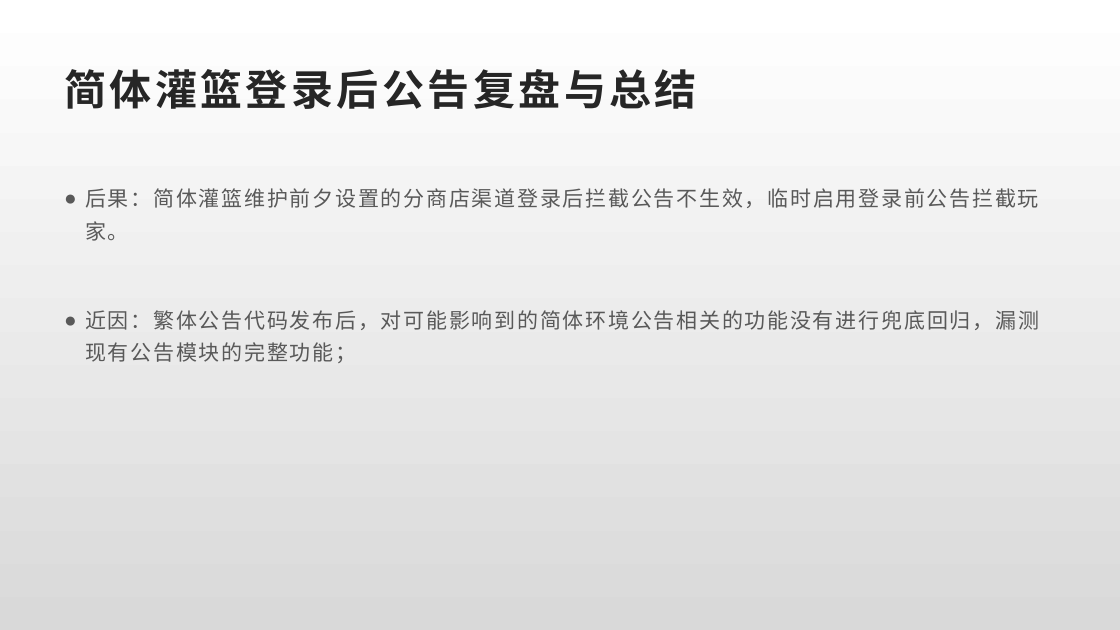
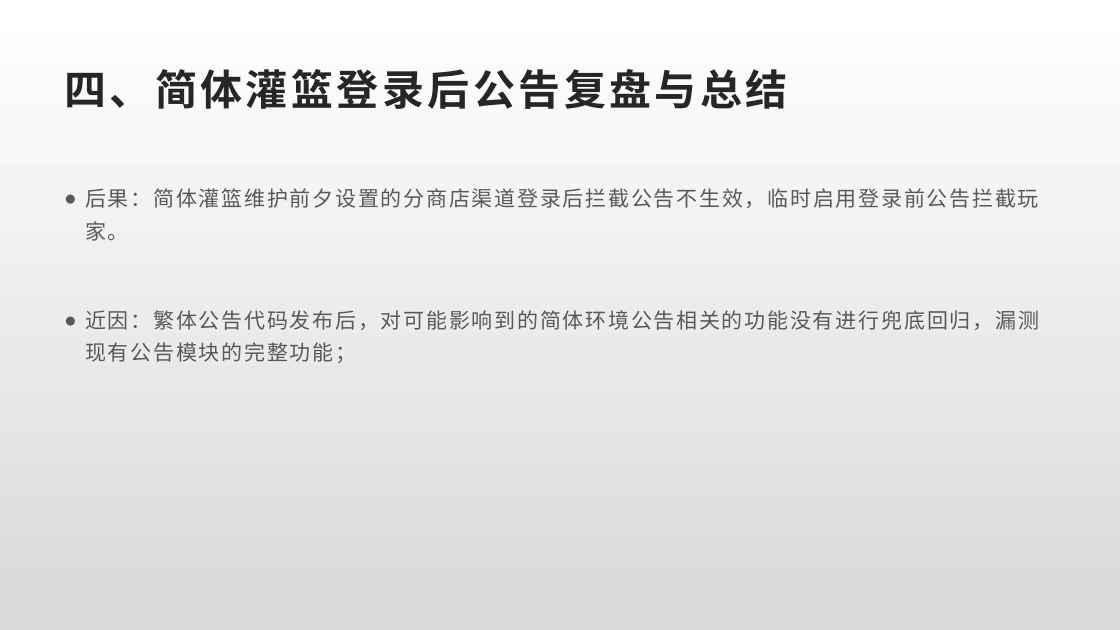
Before and after one commit to Rexixe1993/JavaScriptLesson, a slide deck: slide 14 of 全球版灌篮OBT复盘总结.pptx. Drawn at 1120x630 pixels with LibreOffice and Linux fonts; fonts in the diff are those of the drawing. Boxes give left, top, right and bottom in pixels: in the first picture for what was removed or moved away, otherwise in the second. Text is boxed around its words. In the diff, an @@ line names an element or a change of style, - is before the commit and + after.

```diff
--- a/全球版灌篮OBT复盘总结.pptx
+++ b/全球版灌篮OBT复盘总结.pptx
@@ title at [64, 69, 788, 109]: text changed @@
-简体灌篮登录后公告复盘与总结
+四、简体灌篮登录后公告复盘与总结
```
Also in this commit, not shown: 9 other slides changed, 2 slides added, 2 slides removed.
